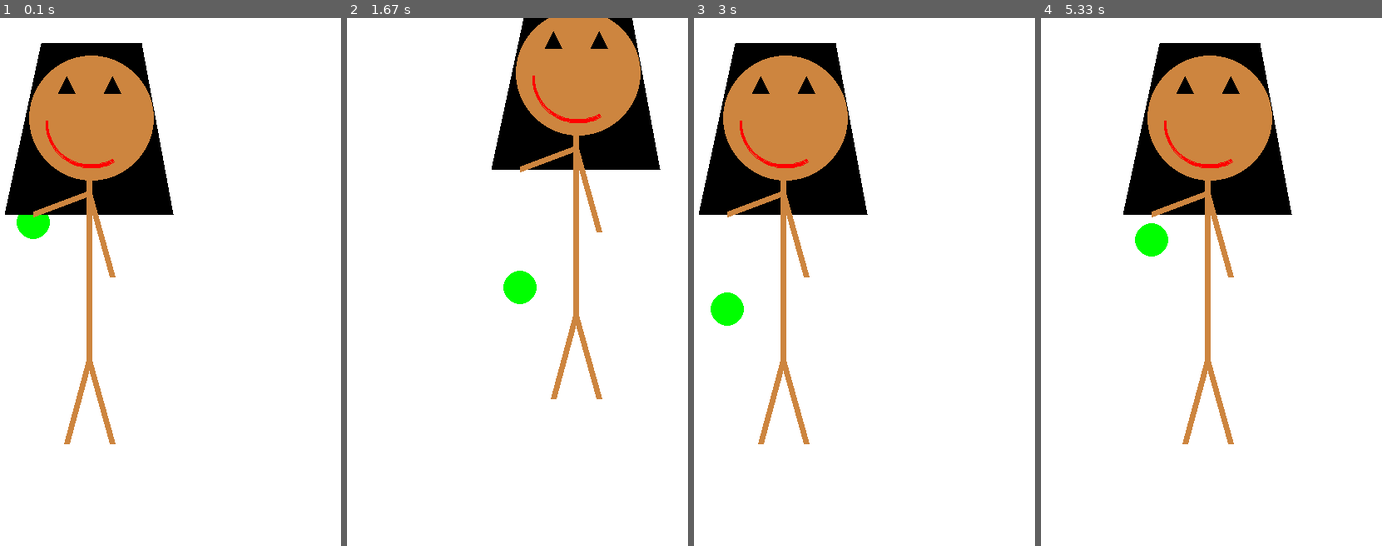
Above: before the commit, frames 1-4 (left to right).
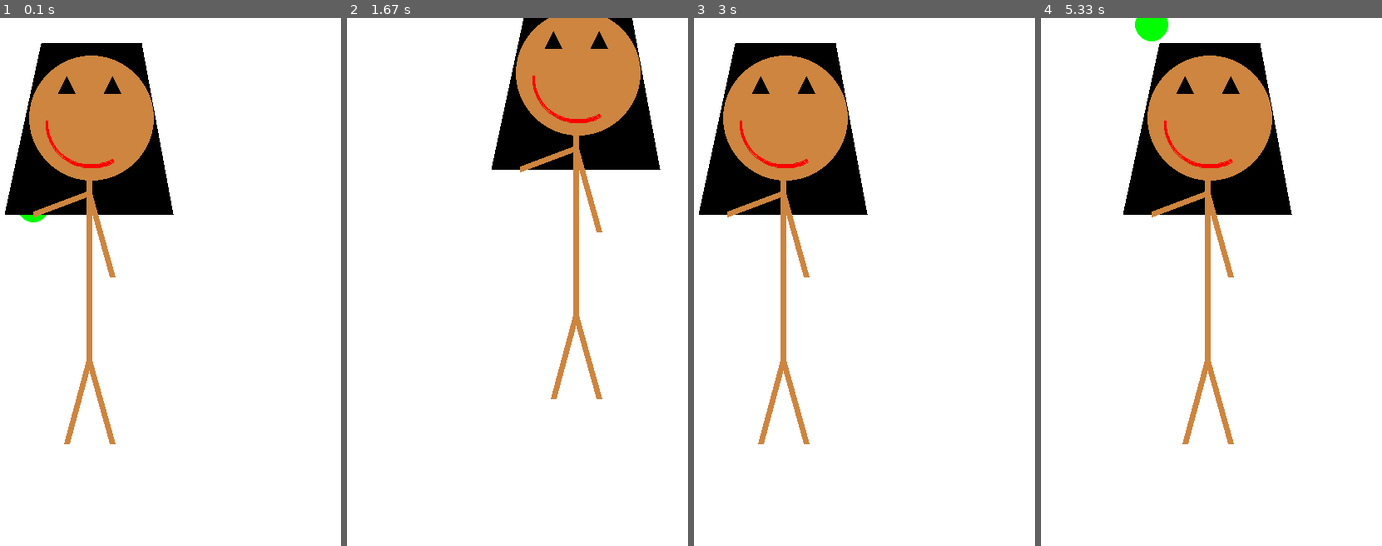
Above: after the commit, the same moments.

Repository: monikavenkat77/HighSchoolCamp
Game: pygame game, started from pygame_practice.py
Same seed, same stepped clock (60 frames per second), same inputs: the game is played once before the commit and once after it.
Inputs:
- Up to frame 1 (0.1 s): no input
- Up to frame 2 (1.67 s): hold Right 0.33-0.8 s; hold Up 0.83-1.13 s; hold Right 1.17-1.63 s
- Up to frame 3 (3 s): hold Left 1.67-2.2 s; hold Down 2.23-2.53 s; hold Left 2.57-2.97 s
- Up to frame 4 (5.33 s): hold Up 3-3.37 s; hold Right 3.4-4.03 s; hold Down 4.07-4.43 s; hold Left 4.47-4.93 s; hold Right from 4.97 s (still down)

The runs differ from the first frame. In frame 1, 0.3% of the frame differs, in the area x 4-15%, y 37-42%; in frame 2, 0.5%; in frame 3, 0.5%; in frame 4, 0.8%, in the area x 27-38%, y 0-46%.

Commit message:
changed some stuff

Diff:
--- a/data_structures_practice.py
+++ b/data_structures_practice.py
@@ -14,4 +14,4 @@
     rnd_num = random.randint(0, len(options)-1)
     return options[rnd_num]
 
-print(shake_ball)
+#print(shake_ball)
--- a/functions_practice.py
+++ b/functions_practice.py
@@ -7,7 +7,7 @@
 def age_calculator(year1, year2):
     return year1 - year2
 
-print(age_calculator(2019, 2003))
+print(age_calculator(2019, 1978))
 
 #averaging numbers
 def avg_numbers(x, y, z):
--- a/pygame_practice.py
+++ b/pygame_practice.py
@@ -55,7 +55,7 @@
 
 while not done:
     ball_pos += ball_change
-    if ball_pos > 275:
+    if ball_pos > -150:
         ball_change -= 1
     elif ball_pos < 100:
         ball_change += 1
